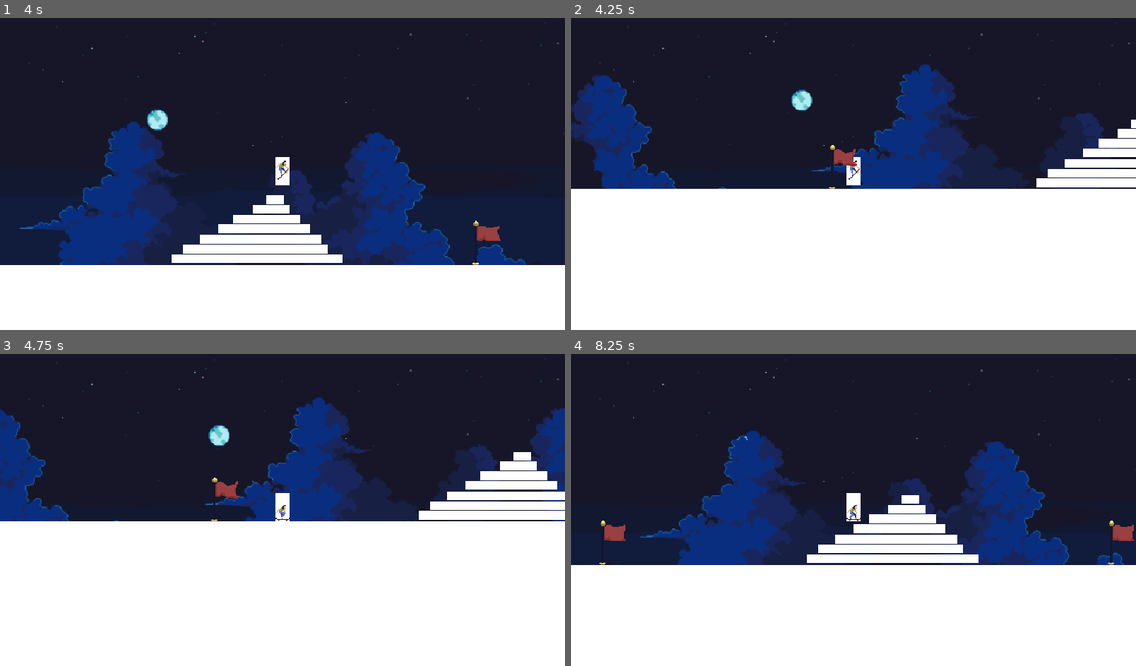
Above: before the commit, frames 1-4 (two rows, left to right).
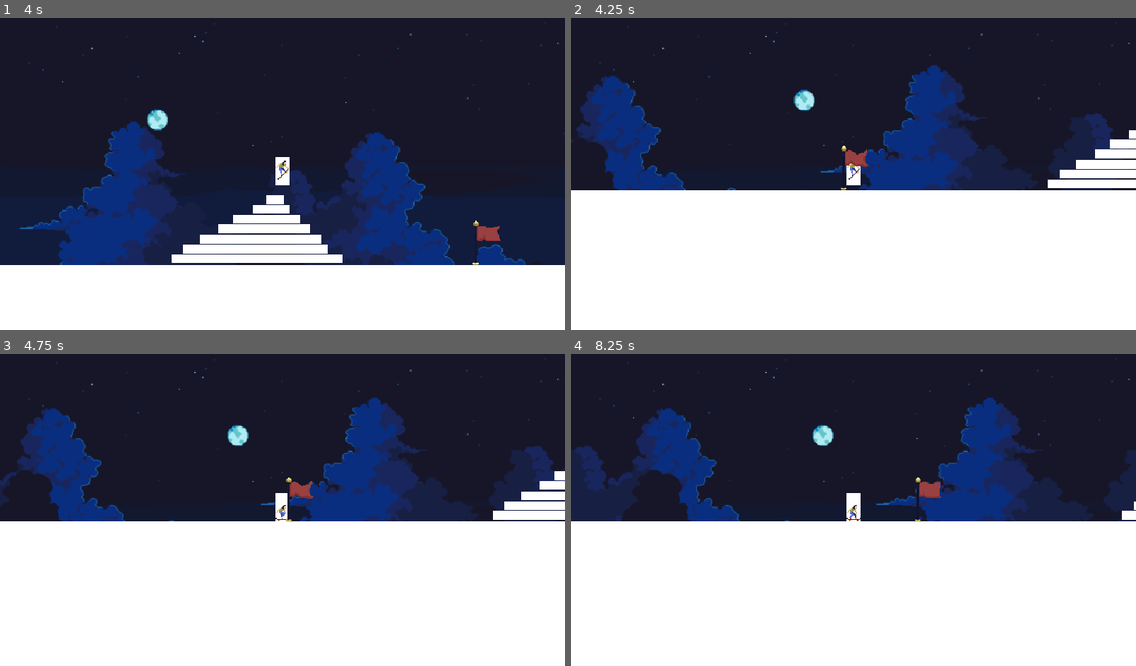
Above: after the commit, the same moments.

Repository: Minipeps/SpeedJam-8
Game: Godot game, scene res://2D/TestPlayerLevel.tscn
The game is run twice, just before and just after one commit, with the same random seed, the same clock (stepped at 60 frames per second) and the same inputs. This scene is started directly instead of the project's main scene.
Inputs (mouse positions are in pixels of both pictures, inside the frame that each line leads up to):
- Up to frame 1 (4 s): tap Enter (ui_accept) at 0.5, 0.77, 1.52, 3.02, 3.77 s; move the mouse to (406, 155) at 0.52 s; hold Right (player_move_right) 0.53-1.28 s; tap C (display_end_screen_lose) at 0.6, 2.1, 3.6 s; move the mouse to (169, 186) at 1.27 s; hold Down (player_move_down) 1.28-2.03 s; tap X (display_end_screen_win) at 1.35, 2.85 s; move the mouse to (339, 102) at 2.02 s; hold Right (player_move_right) 2.03-2.78 s; move the mouse to (254, 233) at 2.77 s; hold Up (player_move_up) 2.78-3.53 s; move the mouse to (452, 217) at 3.52 s; hold Left (player_move_left) from 3.53 s (still down)
- Up to frame 2 (4.25 s): keep holding Left (player_move_left); tap R (load_checkpoint) at 4.15 s
- Up to frame 3 (4.75 s): keep holding Left (player_move_left); move the mouse to (113, 460) at 4.27 s; tap X (display_end_screen_win) at 4.35 s; tap Enter (ui_accept) at 4.52 s
- Up to frame 4 (8.25 s): move the mouse to (881, 506) at 5.02 s; release Left (player_move_left) at 5.03 s; hold Down (player_move_down) 5.03-5.78 s; tap C (display_end_screen_lose) at 5.1, 6.6, 8.1 s; move the mouse to (768, 428) at 5.77 s; hold Right (player_move_right) 5.78-6.53 s; tap X (display_end_screen_win) at 5.85, 7.35 s; tap Enter (ui_accept) at 6.02, 6.77, 7.52 s; move the mouse to (977, 491) at 6.52 s; hold Up (player_move_up) 6.53-7.28 s; move the mouse to (740, 522) at 7.27 s; hold Right (player_move_right) 7.28-8.03 s; move the mouse to (910, 438) at 8.02 s; hold Down (player_move_down) from 8.03 s (still down)

Frame 1 is identical in both runs. In frame 2, 6.3% of the frame differs, in the area x 0-100%, y 14-56%; in frame 3, 18%; in frame 4, 25%, in the area x 0-100%, y 14-68%.

Commit message:
reset player state on reset

Diff:
--- a/2D/Level.gd
+++ b/2D/Level.gd
@@ -21,3 +21,4 @@
 func load_last_checkpoint():
 	if LAST_CHECKPOINT != null:
 		$Player2d.position = LAST_CHECKPOINT.position
+		$Player2d.reset_player()
--- a/2D/Player/player2D.gd
+++ b/2D/Player/player2D.gd
@@ -26,6 +26,11 @@
 var leftTheFloor: bool = false
 var heightWhenLeavingFloor: float
 var isDead: bool = false
+
+func reset_player():
+	isDead = false
+	leftTheFloor = false
+	velocity = Vector2.ZERO
 
 func _physics_process(delta):
 	if not isDead:
